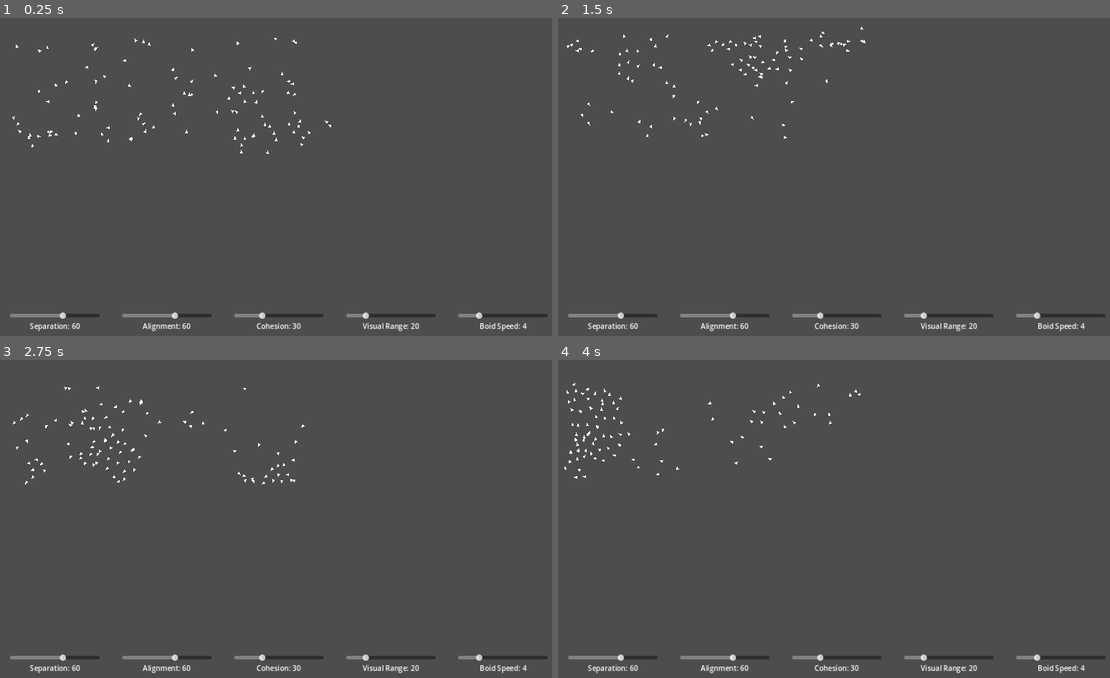
Above: before the commit, frames 1-4 (two rows, left to right).
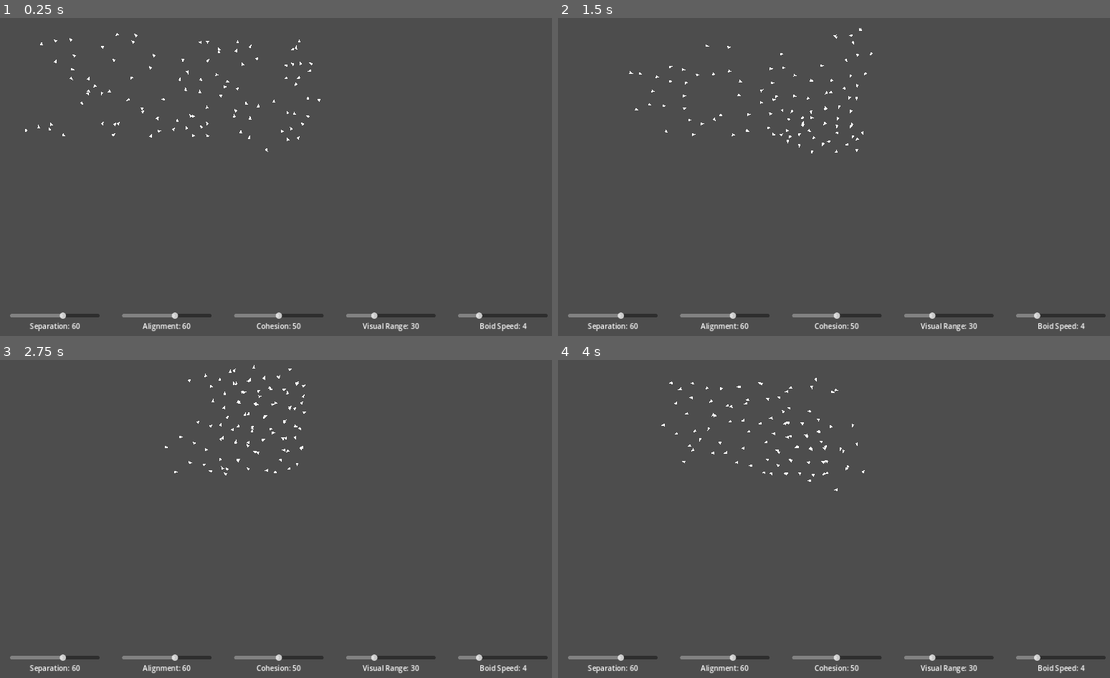
Above: after the commit, the same moments.

Repository: VeilLight/Boids
Game: Godot game, scene res://2d/flock_2d.tscn
The game is run twice, just before and just after one commit, with the same random seed, the same clock (stepped at 60 frames per second) and the same inputs.
Inputs (mouse positions are in pixels of both pictures, inside the frame that each line leads up to):
- Up to frame 1 (0.25 s): no input
- Up to frame 2 (1.5 s): move the mouse to (960, 164) at 0.52 s; click (960, 164) at 0.67 s; move the mouse to (723, 196) at 1.27 s; click (723, 196) at 1.42 s
- Up to frame 3 (2.75 s): move the mouse to (336, 449) at 2.02 s; click (336, 449) at 2.17 s
- Up to frame 4 (4 s): move the mouse to (806, 585) at 2.77 s; click (806, 585) at 2.92 s; move the mouse to (1010, 569) at 3.52 s; click (1010, 569) at 3.67 s

The runs differ from the first frame. In frame 1, 0.7% of the frame differs, in the area x 2-76%, y 4-98%; in frame 2, 0.7%; in frame 3, 0.7%; in frame 4, 0.7%.

Commit message:
Add steering force (tendency towards or away to place)
- Steering towards a place can be achieved with a left mouse click in the screen, while steering away from a place can be achieved with a right mouse click.
- Set minimum boid speed to 1

Diff:
--- a/2d/boid_2d.gd
+++ b/2d/boid_2d.gd
@@ -46,7 +46,7 @@
 func _limit_speed():
 	# Limit speed between a minimum and maximum
 	var velocity_magnitude = velocity.length()
-	var clamped_speed = max(min(velocity_magnitude, speed), speed - 1)
+	var clamped_speed = max(min(velocity_magnitude, speed), max(speed - 1, 1))
 	velocity = velocity / velocity_magnitude * clamped_speed
 
 func _update_bounds():
--- a/2d/flock_2d.gd
+++ b/2d/flock_2d.gd
@@ -7,15 +7,23 @@
 const SEPARATION_WEIGHT: float = 0.06
 const ALIGNMENT_WEIGHT: float = 0.35
 const COHESION_WEIGHT: float = 0.05
+const STEER_WEIGHT: float = 0.005
+const STEER_DISTANCE: int = 200
+
+enum STEER_DIRECTION { TO=1, AWAY=-1, NONE=0 }
 
 var flock = []
+var flock_height_bound: int = 0
+var steer_direction: STEER_DIRECTION = STEER_DIRECTION.NONE
+var steer_position: Vector2 = Vector2()
 
 # Called when the node enters the scene tree for the first time.
 func _ready():
 	var boid_scene = preload("res://2d/boid_2d.tscn")
 	var size = get_window().size
+	flock_height_bound = size.y - $Properties.size.y
 	var max_x = size.x - BOID_SPAWN_MARGIN
-	var max_y = size.y - $Properties.size.y - BOID_SPAWN_MARGIN
+	var max_y = flock_height_bound - BOID_SPAWN_MARGIN
 
 	for i in range(FLOCK_SIZE):
 		var boid = boid_scene.instantiate()
@@ -33,10 +41,34 @@
 		var separation: Vector2 = _apply_separation(boid)
 		var alignment: Vector2 = _apply_alignment(boid)
 		var cohesion: Vector2 = _apply_cohesion(boid)
-		var velocity: Vector2 = separation + alignment + cohesion
+		var steering: Vector2 = _apply_steering(boid)
+		var velocity: Vector2 = separation + alignment + cohesion + steering
 
 		if !velocity.is_equal_approx(Vector2.ZERO):
 			boid.update_velocity(velocity)
+
+func _input(event):
+	if !event is InputEventMouseButton:
+		return
+
+	var mouse_event = event as InputEventMouseButton
+
+	# Check if it's a click on the Properties panel
+	var mouse_position: Vector2 = event.position
+	if mouse_position.y >= flock_height_bound:
+		return
+
+	if !mouse_event.pressed:
+		steer_direction = STEER_DIRECTION.NONE
+		return
+
+	match mouse_event.button_index:
+		MOUSE_BUTTON_LEFT:
+			steer_direction = STEER_DIRECTION.TO
+			steer_position = mouse_position
+		MOUSE_BUTTON_RIGHT:
+			steer_direction = STEER_DIRECTION.AWAY
+			steer_position = mouse_position
 
 func _on_boid_speed_value_changed(speed: int):
 	for boid in flock:
@@ -114,5 +146,16 @@
 	cohesion_factor *= COHESION_WEIGHT
 	return (center_of_mass_position - boid.position) * cohesion_factor
 
+func _apply_steering(boid):
+	var final_position: Vector2 = steer_position - boid.position
+	var distance = final_position.length()
+
+	if steer_direction == STEER_DIRECTION.TO && distance < STEER_DISTANCE:
+		return Vector2()
+	elif steer_direction == STEER_DIRECTION.AWAY && distance > STEER_DISTANCE:
+		return Vector2()
+
+	return steer_direction * final_position * STEER_WEIGHT
+
 func _get_slider_percentage(slider: HSlider):
 	return slider.value / slider.max_value
--- a/2d/flock_2d.tscn
+++ b/2d/flock_2d.tscn
@@ -7,22 +7,19 @@
 [ext_resource type="Script" path="res://2d/gui/CohesionVBox.gd" id="4_64glq"]
 [ext_resource type="Script" path="res://2d/gui/BoidSpeedVBox.gd" id="6_r6exu"]
 
-[node name="Boids2D" type="Node2D"]
+[node name="Flock2D" type="Node2D"]
 script = ExtResource("1_q38td")
 
 [node name="Properties" type="HBoxContainer" parent="."]
-anchors_preset = 2
-anchor_top = 1.0
-anchor_bottom = 1.0
-offset_top = 657.0
+offset_top = 637.0
 offset_right = 1280.0
-offset_bottom = 730.0
-grow_vertical = 0
+offset_bottom = 720.0
 theme_override_constants/separation = 50
 alignment = 1
 
 [node name="Separation" type="VBoxContainer" parent="Properties"]
 layout_mode = 2
+size_flags_vertical = 4
 script = ExtResource("2_t10y5")
 
 [node name="HSlider" type="HSlider" parent="Properties/Separation"]
@@ -40,6 +37,7 @@
 
 [node name="Alignment" type="VBoxContainer" parent="Properties"]
 layout_mode = 2
+size_flags_vertical = 4
 script = ExtResource("3_51hth")
 
 [node name="HSlider" type="HSlider" parent="Properties/Alignment"]
@@ -57,12 +55,13 @@
 
 [node name="Cohesion" type="VBoxContainer" parent="Properties"]
 layout_mode = 2
+size_flags_vertical = 4
 script = ExtResource("4_64glq")
 
 [node name="HSlider" type="HSlider" parent="Properties/Cohesion"]
 custom_minimum_size = Vector2(200, 0)
 layout_mode = 2
-value = 30.0
+value = 50.0
 
 [node name="Label" type="Label" parent="Properties/Cohesion"]
 layout_mode = 2
@@ -74,12 +73,13 @@
 
 [node name="VisualRange" type="VBoxContainer" parent="Properties"]
 layout_mode = 2
+size_flags_vertical = 4
 script = ExtResource("2_7em4i")
 
 [node name="HSlider" type="HSlider" parent="Properties/VisualRange"]
 custom_minimum_size = Vector2(200, 0)
 layout_mode = 2
-value = 20.0
+value = 30.0
 
 [node name="Label" type="Label" parent="Properties/VisualRange"]
 layout_mode = 2
@@ -90,6 +90,7 @@
 
 [node name="BoidSpeed" type="VBoxContainer" parent="Properties"]
 layout_mode = 2
+size_flags_vertical = 4
 script = ExtResource("6_r6exu")
 
 [node name="HSlider" type="HSlider" parent="Properties/BoidSpeed"]
